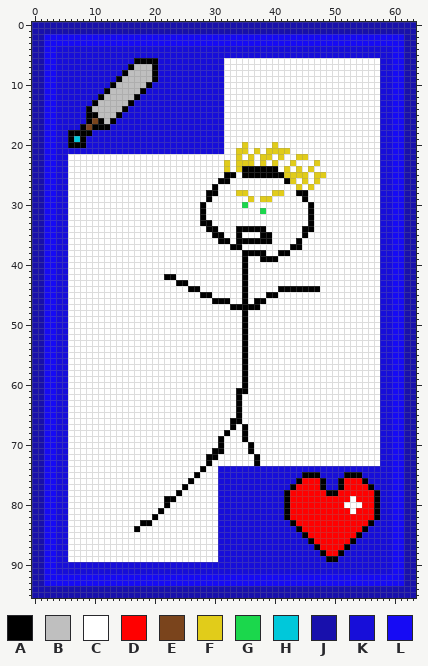
Sprite sheet, stored at assets/cardFronts/card_front_rare.png. The picture above was drawn from the file before the commit.
The file is 64x96 pixels.
Palette (. is transparent): A #000000  B #bfbfbf  C #ffffff  D #ff0000  E #7a441c  F #e1cc1a  G #1bd74c  H #00c8da  J #1810ac  K #170ed9  L #160bf4
The same view after the edit:
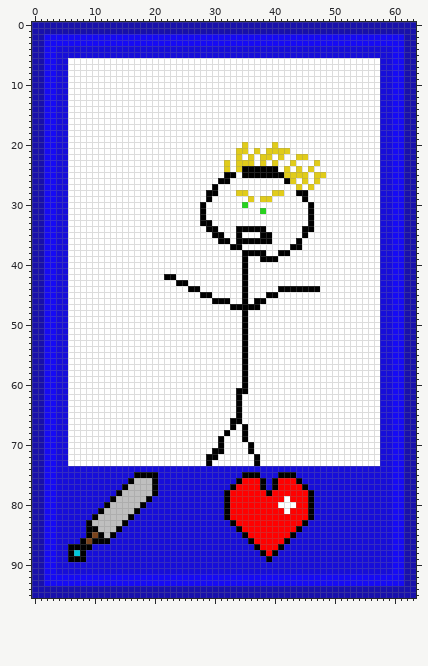
What changed:
colour G: #1bd74c -> #27d21e
y 6: x 6..31 KKKKKKKKKKKAAAAKKKKKKKKKKK -> CCCCCCCCCCCCCCCCCCCCCCCCCC
y 7: x 6..31 KKKKKKKKKKABBBAKKKKKKKKKKK -> CCCCCCCCCCCCCCCCCCCCCCCCCC
y 8: x 6..31 KKKKKKKKKABBBBAKKKKKKKKKKK -> CCCCCCCCCCCCCCCCCCCCCCCCCC
y 9: x 6..31 KKKKKKKKABBBBBAKKKKKKKKKKK -> CCCCCCCCCCCCCCCCCCCCCCCCCC
y 10: x 6..31 KKKKKKKABBBBBAKKKKKKKKKKKK -> CCCCCCCCCCCCCCCCCCCCCCCCCC
y 11: x 6..31 KKKKKKABBBBBAKKKKKKKKKKKKK -> CCCCCCCCCCCCCCCCCCCCCCCCCC
y 12: x 6..31 KKKKKABBBBBAKKKKKKKKKKKKKK -> CCCCCCCCCCCCCCCCCCCCCCCCCC
y 13: x 6..31 KKKKABBBBBAKKKKKKKKKKKKKKK -> CCCCCCCCCCCCCCCCCCCCCCCCCC
y 14: x 6..31 KKKABBBBBAKKKKKKKKKKKKKKKK -> CCCCCCCCCCCCCCCCCCCCCCCCCC
y 15: x 6..31 KKKAABBBAKKKKKKKKKKKKKKKKK -> CCCCCCCCCCCCCCCCCCCCCCCCCC
y 16: x 6..31 KKKAEABAKKKKKKKKKKKKKKKKKK -> CCCCCCCCCCCCCCCCCCCCCCCCCC
y 17: x 6..31 KKAEAAAKKKKKKKKKKKKKKKKKKK -> CCCCCCCCCCCCCCCCCCCCCCCCCC
y 18: x 6..31 AAAAKKKKKKKKKKKKKKKKKKKKKK -> CCCCCCCCCCCCCCCCCCCCCCCCCC
y 19: x 6..31 AHAKKKKKKKKKKKKKKKKKKKKKKK -> CCCCCCCCCCCCCCCCCCCCCCCCCC
y 20: x 6..31 AAAKKKKKKKKKKKKKKKKKKKKKKK -> CCCCCCCCCCCCCCCCCCCCCCCCCC
y 21: x 6..31 KKKKKKKKKKKKKKKKKKKKKKKKKK -> CCCCCCCCCCCCCCCCCCCCCCCCCC
y 74: x 6..30 CCCCCCCCCCCCCCCCCCCCCCACC -> KKKKKKKKKKKKKKKKKKKKKKKKK
y 75: x 6..30 CCCCCCCCCCCCCCCCCCCCCACCC -> KKKKKKKKKKKAAAAKKKKKKKKKK; x 35..37 KKK -> AAA; x 41..43 KKK -> AAA; x 45..47 AAA -> KKK; x 52..54 AAA -> KKK
y 76: x 6..30 CCCCCCCCCCCCCCCCCCCCACCCC -> KKKKKKKKKKABBBAKKKKKKKKKK; x 34..38 KKKKK -> ADDDA; x 40..43 KKKK -> ADDD; x 45..48 DDDA -> KKKK; x 51..55 ADDDA -> KKKKK
y 77: x 6..30 CCCCCCCCCCCCCCCCCCCACCCCC -> KKKKKKKKKABBBBAKKKKKKKKKK; x 33..38 KKKKKK -> ADDDDA; x 40..43 KKKA -> ADDD; x 45..48 DDDA -> AKKK; x 51..56 ADDDDA -> KKKKKK
y 78: x 6..30 CCCCCCCCCCCCCCCCCCACCCCCC -> KKKKKKKKABBBBBAKKKKKKKKKK; x 32..42 KKKKKKKKKKA -> ADDDDDDADDD; x 46..57 DDDAADDDDDDA -> AKKKKKKKKKKK
y 79: x 6..30 CCCCCCCCCCCCCCCCAACCCCCCC -> KKKKKKKABBBBBAKKKKKKKKKKK; x 32..42 KKKKKKKKKKA -> ADDDDDDDDDC; x 46..57 DDDDDDDCDDDA -> AKKKKKKKKKKK
y 80: x 6..30 CCCCCCCCCCCCCCCCACCCCCCCC -> KKKKKKABBBBBAKKKKKKKKKKKK; x 32..43 KKKKKKKKKKAD -> ADDDDDDDDCCC; x 46..57 DDDDDDCCCDDA -> AKKKKKKKKKKK
y 81: x 6..30 CCCCCCCCCCCCCCCACCCCCCCCC -> KKKKKABBBBBAKKKKKKKKKKKKK; x 32..42 KKKKKKKKKKA -> ADDDDDDDDDC; x 46..57 DDDDDDDCDDDA -> AKKKKKKKKKKK
y 82: x 6..30 CCCCCCCCCCCCCCACCCCCCCCCC -> KKKKABBBBBAKKKKKKKKKKKKKK; x 32..42 KKKKKKKKKKA -> ADDDDDDDDDD; x 46..57 DDDDDDDDDDDA -> AKKKKKKKKKKK
y 83: x 6..30 CCCCCCCCCCCCAACCCCCCCCCCC -> KKKABBBBBAKKKKKKKKKKKKKKK; x 33..43 KKKKKKKKKKA -> ADDDDDDDDDD; x 45..56 DDDDDDDDDDDA -> AKKKKKKKKKKK
y 84: x 6..30 CCCCCCCCCCCACCCCCCCCCCCCC -> KKKAABBBAKKKKKKKKKKKKKKKK; x 34..43 KKKKKKKKKK -> ADDDDDDDDD; x 45..55 DDDDDDDDDDA -> KKKKKKKKKKK
y 85: x 6..30 CCCCCCCCCCCCCCCCCCCCCCCCC -> KKKAEABAKKKKKKKKKKKKKKKKK; x 35..43 KKKKKKKKK -> ADDDDDDDA; x 45..54 ADDDDDDDDA -> KKKKKKKKKK
y 86: x 6..30 CCCCCCCCCCCCCCCCCCCCCCCCC -> KKAEAAAKKKKKKKKKKKKKKKKKK; x 36..42 KKKKKKK -> ADDDDDA; x 46..53 ADDDDDDA -> KKKKKKKK
y 87: x 6..30 CCCCCCCCCCCCCCCCCCCCCCCCC -> AAAAKKKKKKKKKKKKKKKKKKKKK; x 37..41 KKKKK -> ADDDA; x 47..52 ADDDDA -> KKKKKK
y 88: x 6..30 CCCCCCCCCCCCCCCCCCCCCCCCC -> AHAKKKKKKKKKKKKKKKKKKKKKK; x 38..40 KKK -> ADA; x 48..51 ADDA -> KKKK
y 89: x 6..30 CCCCCCCCCCCCCCCCCCCCCCCCC -> AAAKKKKKKKKKKKKKKKKKKKKKK; x 39 K -> A; x 49..50 AA -> KK
Boxes around the changes in both pictures, in picture pixels (x1, y1, x2, y2):
changed: (68, 58, 224, 154)
changed: (242, 202, 266, 214)
changed: (68, 466, 380, 562)
